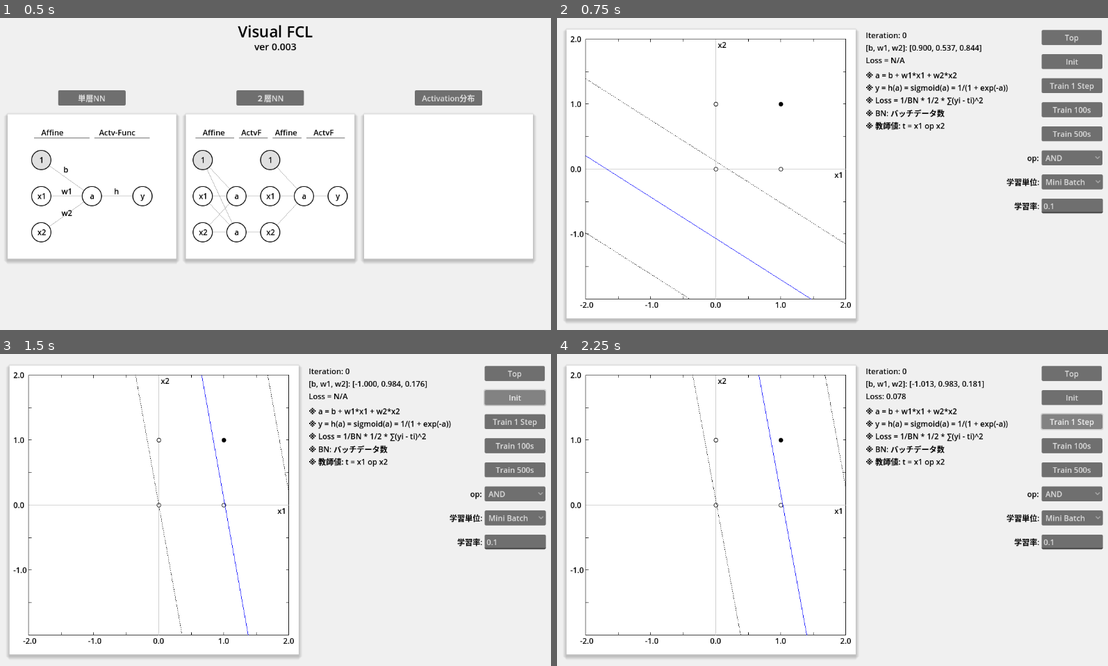
Above: before the commit, frames 1-4 (two rows, left to right).
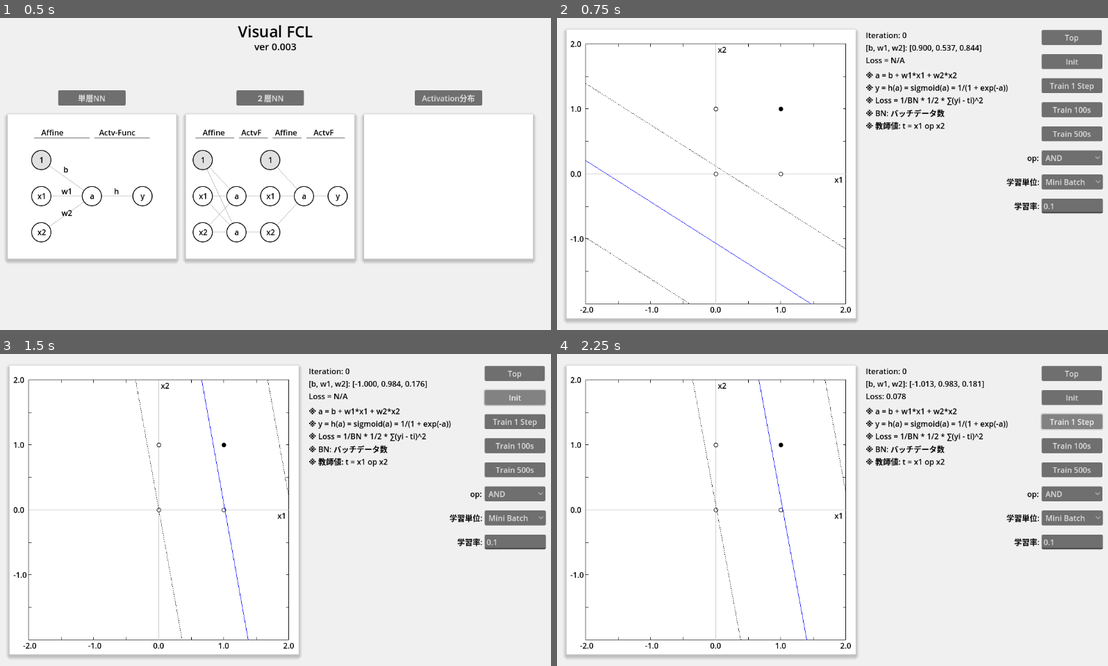
Above: after the commit, the same moments.

Repository: vivisuke/VisualFCL
Game: Godot game, scene res://top_scene.tscn
Same seed, same stepped clock (60 frames per second), same inputs: the game is played once before the commit and once after it.
Inputs:
- Up to frame 1 (0.5 s): no input
- Up to frame 2 (0.75 s): click "単層NN" at 0.5 s
- Up to frame 3 (1.5 s): click "Init" at 1.25 s
- Up to frame 4 (2.25 s): click "Train 1 Step" at 2 s

Frame 1 is identical in both runs. In frame 2, 1.8% of the frame differs, in the area x 2-54%, y 5-95%; in frame 3, 1.7%; in frame 4, 1.7%.

Commit message:
0072 ◎ C 06/24 06/24 0.003│ToDo│グラフパネル：グラフ部分を下に少し下げ、タイトルを表示可能に

Diff:
--- a/VisualFCL/scripts/GraphRect.gd
+++ b/VisualFCL/scripts/GraphRect.gd
@@ -17,8 +17,8 @@
 var SZ = self.size
 var SCREEN_WD = SZ.x
 var SCREEN_HT = SZ.y
-const SPACE_TOP = 20.0
-const SPACE_BOTTOM = 40.0
+const SPACE_TOP = 30.0
+const SPACE_BOTTOM = 30.0
 const SPACE_LEFT = 40.0
 var GRAPH_HT = SCREEN_HT - (SPACE_TOP + SPACE_BOTTOM)
 var GRAPH_WD = GRAPH_HT
--- a/VisualFCL/scripts/activate_distri_scene.gd
+++ b/VisualFCL/scripts/activate_distri_scene.gd
@@ -3,8 +3,8 @@
 enum {		# 活性化関数種別
 	AF_SIGMOID = 0, AF_TANH, AF_RELU,
 }
-const N_INPUT = 100				# 入力データ数
-const N_NODE = 100				# 中間、出力ノード数
+const N_INPUT = 50				# 入力データ数
+const N_NODE = 50				# 中間、出力ノード数
 const N_LAYER = 5				# レイヤー数
 
 var vec_input = []				# 入力データ配列, [x1, x2, x3, ... xN]
@@ -84,6 +84,11 @@
 	vec_graph_rect.push_back($GraphRect_5)
 	vec_graph_rect.push_back($GraphRect_6)
 	for i in range(vec_graph_rect.size()):
+		var lbl = Label.new()
+		lbl.text = "Input" if i == 0 else ("Layer-%d" % i)
+		lbl.add_theme_color_override("font_color", Color.BLACK)
+		lbl.position = Vector2(130, 0)
+		vec_graph_rect[i].add_child(lbl)
 		vec_graph_rect[i].to_draw_div_lines = false
 		vec_graph_rect[i].to_plot_boolean = false
 	#$GraphRect_1.to_draw_div_lines = false
Not shown, changed: VisualFCL.spr
